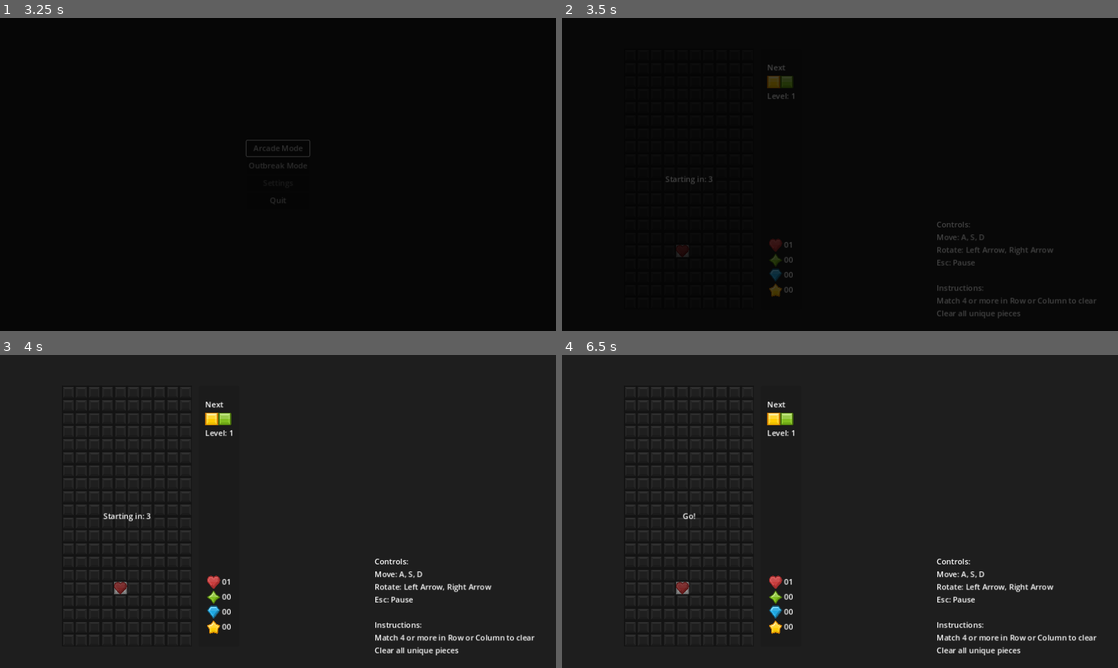
Above: before the commit, frames 1-4 (two rows, left to right).
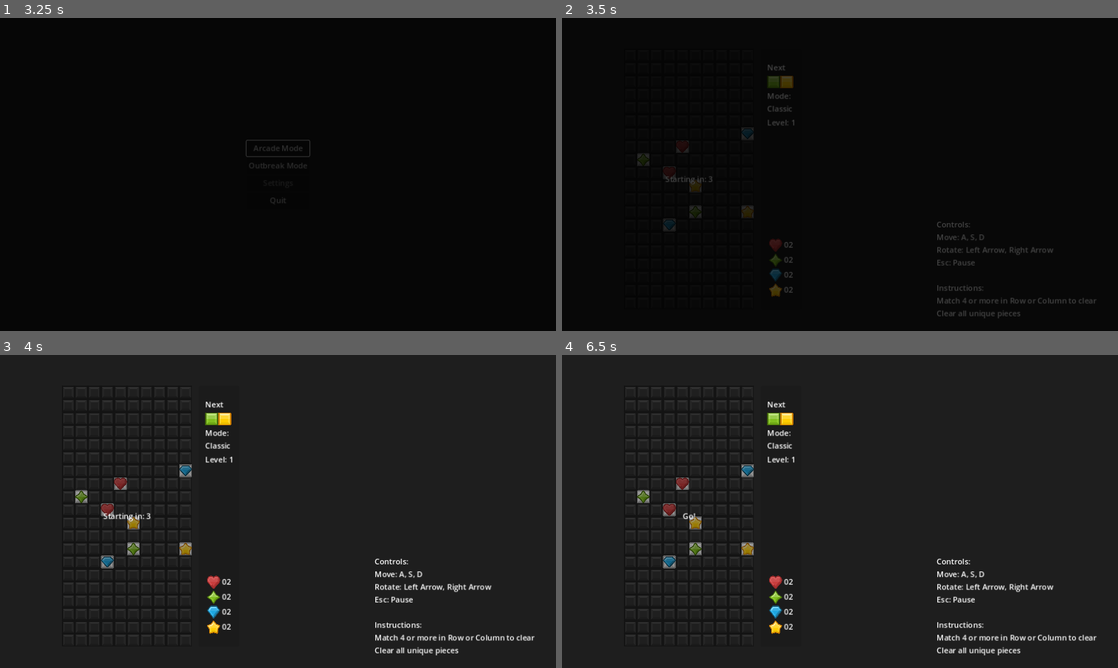
Above: after the commit, the same moments.

Repository: Akaihana/PuzzleProject
Game: Godot game, scene res://Scenes/main_menu.tscn
Same seed, same stepped clock (60 frames per second), same inputs: the game is played once before the commit and once after it.
Inputs:
- Up to frame 1 (3.25 s): click "Arcade Mode" at 0.5 s; click "Arcade Mode" at 1.25 s; click "Outbreak Mode" at 2 s; tap Enter at 2.75 s; hold D (right) from 2.78 s (still down)
- Up to frame 2 (3.5 s): keep holding D (right)
- Up to frame 3 (4 s): release D (right) at 3.53 s; hold S (down) from 3.53 s (still down)
- Up to frame 4 (6.5 s): tap Space at 4.25, 5.75 s; release S (down) at 4.28 s; hold D (right) 4.28-5.78 s; tap Enter at 5 s; hold A (left) from 5.78 s (still down)

Frame 1 is identical in both runs. In frame 2, 0.6% of the frame differs, in the area x 13-42%, y 18-88%; in frame 3, 1.2%; in frame 4, 1.3%.

Commit message:
Next Wave Spawners

Diff:
--- a/Scenes/info_display.tscn
+++ b/Scenes/info_display.tscn
@@ -49,6 +49,12 @@
 layout_mode = 2
 texture = ExtResource("1_6p7at")
 expand_mode = 1
+
+[node name="ModeDisplay" type="Label" parent="MarginContainer/VBoxContainer"]
+unique_name_in_owner = true
+layout_mode = 2
+text = "Mode:
+Classic"
 
 [node name="LevelDisplay" type="Label" parent="MarginContainer/VBoxContainer"]
 unique_name_in_owner = true
--- a/Scenes/main.tscn
+++ b/Scenes/main.tscn
@@ -115,7 +115,11 @@
 one_shot = true
 
 [node name="FallDelay" type="Timer" parent="Grid"]
-wait_time = 0.1
+wait_time = 0.5
+one_shot = true
+
+[node name="WaveDelay" type="Timer" parent="Grid"]
+wait_time = 0.5
 one_shot = true
 
 [node name="LoseZone" type="Sprite2D" parent="Grid"]
@@ -155,3 +159,4 @@
 [connection signal="timeout" from="Grid/DestroyTimer" to="Grid" method="_on_destroy_timer_timeout"]
 [connection signal="timeout" from="Grid/FallTimer" to="Grid" method="_on_fall_timer_timeout"]
 [connection signal="timeout" from="Grid/FallDelay" to="Grid" method="_on_fall_delay_timeout"]
+[connection signal="timeout" from="Grid/WaveDelay" to="Grid" method="_on_wave_delay_timeout"]
--- a/Scripts/grid.gd
+++ b/Scripts/grid.gd
@@ -30,6 +30,7 @@
 @onready var destroy_timer: Timer = $DestroyTimer
 @onready var fall_timer: Timer = $FallTimer
 @onready var fall_delay: Timer = $FallDelay
+@onready var wave_delay: Timer = $WaveDelay
 @onready var info_display: Panel = $InfoDisplay
 @onready var ready_screen: ColorRect = $"../CanvasLayer/ReadyScreen"
 @onready var animation_player: AnimationPlayer = $AnimationPlayer
@@ -37,12 +38,12 @@
 
 func _ready() -> void:
 	grid = make_2d_array()
-	info_display.update_level(current_level)
-
-	#TODO
-	# check game mode to either start the level or start the wave
-	start_level()
-
+	if Shared.current_game_mode as Shared.Game_modes == Shared.Game_modes.CLASSIC:
+		info_display.update_level(current_level)
+		start_level()
+	else:
+		info_display.update_level(current_wave)
+		start_wave()
 	get_tree().paused = true
 	Shared.is_paused = true
 	set_next_gem_colors()
@@ -74,44 +75,57 @@
 
 
 func start_level() -> void:
-#	for color in Shared.Gem_color:
-#		for i in range(corrupted_count + current_level):
-#			var current_color = Shared.Gem_color[color]
-#			corrupted_count_keeper[current_color] += 1
-#			var corrupted_gem_data = Shared.data_corrupted[current_color]
-#			var corrupted_gem = corrupted_gem_scene.instantiate() as CorruptedGem
-#			add_child(corrupted_gem)
-#			var random_r = randi_range(0, max_row_spawn)
-#			var random_c = randi_range(0, max_col_spawn)
-#			var loops = 0
-#			while grid[random_r][random_c] != null and loops < 100:
-#				random_r = randi_range(0, max_row_spawn)
-#				random_c = randi_range(0, max_col_spawn)
-#				loops += 1
-#			loops = 0
-#			while check_for_spawn_clears(current_color, random_r, random_c) and loops < 100:
-#				current_color = Shared.Gem_color.values().pick_random()
-#				corrupted_gem_data = Shared.data_corrupted[current_color]
-#				loops += 1
-#			corrupted_gem.global_position = grid_to_position(random_r, random_c)
-#			corrupted_gem.gem_position = grid_to_position(random_r, random_c)
-#			corrupted_gem.set_texture(corrupted_gem_data.corrupted_gem_texture)
-#			corrupted_gem.gem_color = corrupted_gem_data.corrupted_gem_type
-#			grid[random_r][random_c] = corrupted_gem
-
-	#spawning 1 virus
-	corrupted_count_keeper[Shared.Gem_color.RED] += 1
-	var corrupted_gem_data = Shared.data_corrupted[Shared.Gem_color.RED]
-	var corrupted_gem = corrupted_gem_scene.instantiate() as CorruptedGem
-	add_child(corrupted_gem)
-	var random_r = 4
-	var random_c = 4
-	corrupted_gem.global_position = grid_to_position(random_r, random_c)
-	corrupted_gem.gem_position = grid_to_position(random_r, random_c)
-	corrupted_gem.set_texture(corrupted_gem_data.corrupted_gem_texture)
-	corrupted_gem.gem_color = corrupted_gem_data.corrupted_gem_type
-	grid[random_r][random_c] = corrupted_gem
-
+	for color in Shared.Gem_color:
+		for i in range(corrupted_count + current_level):
+			var current_color = Shared.Gem_color[color]
+			corrupted_count_keeper[current_color] += 1
+			var corrupted_gem_data = Shared.data_corrupted[current_color]
+			var corrupted_gem = corrupted_gem_scene.instantiate() as CorruptedGem
+			add_child(corrupted_gem)
+			var random_r = randi_range(0, max_row_spawn)
+			var random_c = randi_range(0, max_col_spawn)
+			var loops = 0
+			while grid[random_r][random_c] != null and loops < 100:
+				random_r = randi_range(0, max_row_spawn)
+				random_c = randi_range(0, max_col_spawn)
+				loops += 1
+			loops = 0
+			while check_for_spawn_clears(current_color, random_r, random_c) and loops < 100:
+				current_color = Shared.Gem_color.values().pick_random()
+				corrupted_gem_data = Shared.data_corrupted[current_color]
+				loops += 1
+			corrupted_gem.global_position = grid_to_position(random_r, random_c)
+			corrupted_gem.gem_position = grid_to_position(random_r, random_c)
+			corrupted_gem.set_texture(corrupted_gem_data.corrupted_gem_texture)
+			corrupted_gem.gem_color = corrupted_gem_data.corrupted_gem_type
+			grid[random_r][random_c] = corrupted_gem
+	info_display.update_counts(corrupted_count_keeper)
+
+
+func start_wave() -> void:
+	for i in range(endless_corrupted_count + current_wave):
+		var current_color = Shared.Gem_color.values().pick_random()
+		var corrupted_gem_data = Shared.data_corrupted[current_color]
+		var corrupted_gem = corrupted_gem_scene.instantiate() as CorruptedGem
+		add_child(corrupted_gem)
+		var random_r = randi_range(0, max_row_spawn)
+		var random_c = randi_range(0, max_col_spawn)
+		var loops = 0
+		while grid[random_r][random_c] != null and loops < 100:
+			random_r = randi_range(0, max_row_spawn)
+			random_c = randi_range(0, max_col_spawn)
+			loops += 1
+		loops = 0
+		while check_for_spawn_clears(current_color, random_r, random_c) and loops < 100:
+			current_color = Shared.Gem_color.values().pick_random()
+			corrupted_gem_data = Shared.data_corrupted[current_color]
+			loops += 1
+		corrupted_count_keeper[current_color] += 1
+		corrupted_gem.global_position = grid_to_position(random_r, random_c)
+		corrupted_gem.gem_position = grid_to_position(random_r, random_c)
+		corrupted_gem.set_texture(corrupted_gem_data.corrupted_gem_texture)
+		corrupted_gem.gem_color = corrupted_gem_data.corrupted_gem_type
+		grid[random_r][random_c] = corrupted_gem
 	info_display.update_counts(corrupted_count_keeper)
 
 
@@ -227,31 +241,9 @@
 func spawn_next_wave():
 	wave_cleared = false
 	current_wave += 1
-	for i in range(endless_corrupted_count + current_wave):
-		var current_color = Shared.Gem_color.values().pick_random()
-		var corrupted_gem_data = Shared.data_corrupted[current_color]
-		var corrupted_gem = corrupted_gem_scene.instantiate() as CorruptedGem
-		add_child(corrupted_gem)
-		var random_r = randi_range(0, max_row_spawn)
-		var random_c = randi_range(0, max_col_spawn)
-		var loops = 0
-		while grid[random_r][random_c] != null and loops < 100:
-			random_r = randi_range(0, max_row_spawn)
-			random_c = randi_range(0, max_col_spawn)
-			loops += 1
-		loops = 0
-		while check_for_spawn_clears(current_color, random_r, random_c) and loops < 100:
-			current_color = Shared.Gem_color.values().pick_random()
-			corrupted_gem_data = Shared.data_corrupted[current_color]
-			loops += 1
-		corrupted_count_keeper[current_color] += 1
-		corrupted_gem.global_position = grid_to_position(random_r, random_c)
-		corrupted_gem.gem_position = grid_to_position(random_r, random_c)
-		corrupted_gem.set_texture(corrupted_gem_data.corrupted_gem_texture)
-		corrupted_gem.gem_color = corrupted_gem_data.corrupted_gem_type
-		grid[random_r][random_c] = corrupted_gem
-		#TODO
-		#continue to the next wave
+	info_display.update_level(current_wave)
+	start_wave()
+	wave_delay.start()
 
 
 func match_and_dim(gem) -> void:
@@ -273,7 +265,6 @@
 				grid[r][c] = null
 	info_display.update_counts(corrupted_count_keeper)
 	current_matches.clear()
-
 	if check_level_clear():
 		if Shared.current_game_mode as Shared.Game_modes == Shared.Game_modes.CLASSIC:
 			level_cleared.emit()
@@ -346,10 +337,14 @@
 		check_for_matches()
 
 
-func retry_level() -> void:
+func retry() -> void:
 	clear_grid()
 	reset_corrupted_gem_count_keeper()
-	_ready()
+	if Shared.current_game_mode as Shared.Game_modes == Shared.Game_modes.CLASSIC:
+		_ready()
+	else:
+		current_wave = 1
+		_ready()
 
 
 func reset_corrupted_gem_count_keeper():
@@ -362,6 +357,7 @@
 			if grid[r][c] != null:
 				grid[r][c].queue_free()
 				grid[r][c] = null
+
 
 func make_2d_array() -> Array:
 	var array = []
@@ -395,6 +391,21 @@
 	print()
 
 
+func test_spawn() -> void:
+	corrupted_count_keeper[Shared.Gem_color.RED] += 1
+	var corrupted_gem_data = Shared.data_corrupted[Shared.Gem_color.RED]
+	var corrupted_gem = corrupted_gem_scene.instantiate() as CorruptedGem
+	add_child(corrupted_gem)
+	var random_r = 4
+	var random_c = 4
+	corrupted_gem.global_position = grid_to_position(random_r, random_c)
+	corrupted_gem.gem_position = grid_to_position(random_r, random_c)
+	corrupted_gem.set_texture(corrupted_gem_data.corrupted_gem_texture)
+	corrupted_gem.gem_color = corrupted_gem_data.corrupted_gem_type
+	grid[random_r][random_c] = corrupted_gem
+
+
+
 func _on_destroy_timer_timeout() -> void:
 	destroy_matched()
 
@@ -405,3 +416,7 @@
 
 func _on_fall_delay_timeout() -> void:
 	check_for_matches()
+
+
+func _on_wave_delay_timeout() -> void:
+	gem_locked.emit()
--- a/Scripts/info_display.gd
+++ b/Scripts/info_display.gd
@@ -3,6 +3,7 @@
 
 @onready var left_gem: TextureRect = %LeftGem
 @onready var right_gem: TextureRect = %RightGem
+@onready var mode_display: Label = %ModeDisplay
 @onready var level_display: Label = %LevelDisplay
 
 @onready var red_count: Label = %RedCount
@@ -11,9 +12,19 @@
 @onready var yellow_count: Label = %YellowCount
 
 
+func _ready() -> void:
+	if Shared.current_game_mode as Shared.Game_modes == Shared.Game_modes.CLASSIC:
+		mode_display.text = "Mode:\nClassic"
+		level_display.text = "Level: 1"
+	else:
+		mode_display.text = "Mode:\nOutbreak"
+		level_display.text = "Wave: 1"
+
+
 func update_next_gem(gem_colors: Array) -> void:
 	left_gem.texture = Shared.data[gem_colors[0] as Shared.Gem_color].gem_texture
 	right_gem.texture = Shared.data[gem_colors[1]  as Shared.Gem_color].gem_texture
+
 
 func update_counts(values: Array) -> void:
 	red_count.text = "%02d" % values[0]
@@ -22,4 +33,7 @@
 	yellow_count.text = "%02d" % values[3]
 
 func update_level(value: int) -> void:
-	level_display.text = "Level: " + str(value)
+	if Shared.current_game_mode as Shared.Game_modes == Shared.Game_modes.CLASSIC:
+		level_display.text = "Level: " + str(value)
+	else:
+		level_display.text = "Wave: " + str(value)
--- a/Scripts/lose_menu.gd
+++ b/Scripts/lose_menu.gd
@@ -20,7 +20,7 @@
 	get_tree().paused = false
 	Shared.is_paused = false
 	hide()
-	grid.retry_level()
+	grid.retry()
 
 
 func _on_main_menu_button_pressed() -> void:
